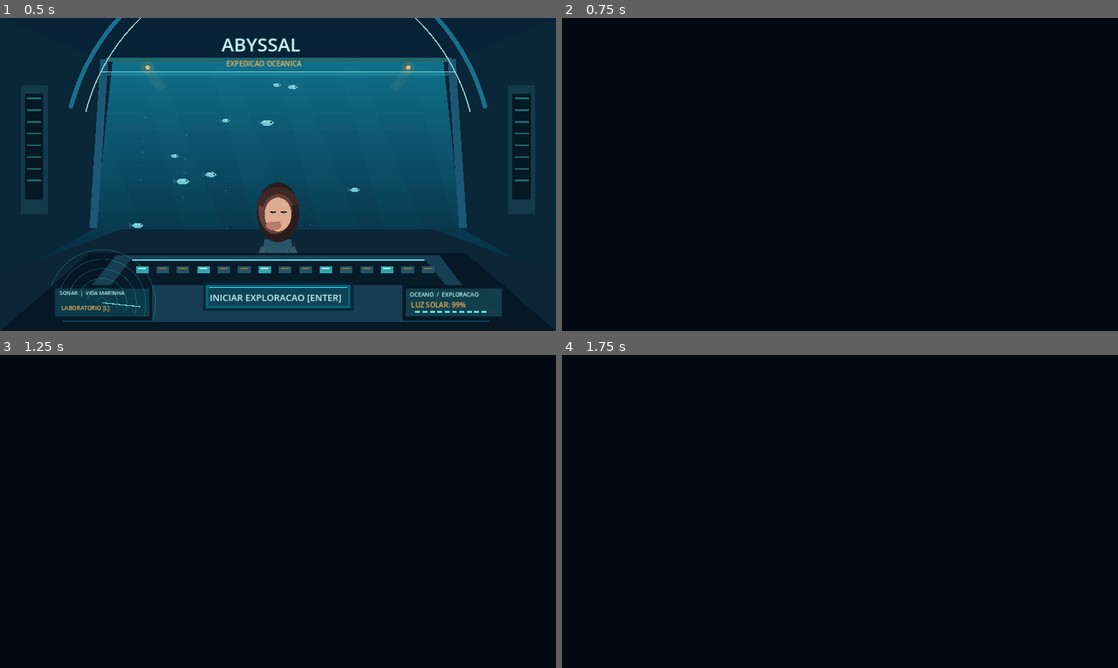
Above: before the commit, frames 1-4 (two rows, left to right).
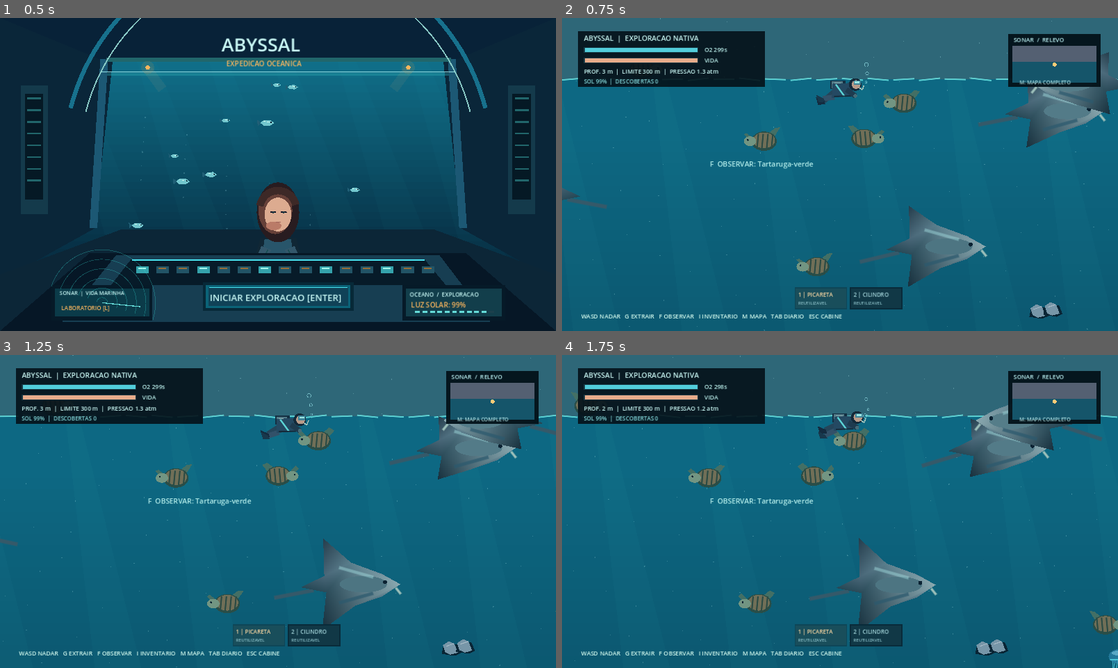
Above: after the commit, the same moments.

Repository: Esaneto/Abyssal
Game: Godot game, scene res://scenes/main.tscn
Two runs of this game, one before a commit and one after it. Both use one fixed random seed, a clock stepped at 60 frames per second and the inputs below.
Inputs (mouse positions are in pixels of both pictures, inside the frame that each line leads up to):
- Up to frame 1 (0.5 s): no input
- Up to frame 2 (0.75 s): tap Enter at 0.5 s; move the mouse to (962, 158) at 0.52 s; hold D (move_right) from 0.53 s (still down); tap L at 0.6 s; click (962, 158) at 0.67 s
- Up to frame 3 (1.25 s): keep holding D (move_right); tap Space at 0.77 s
- Up to frame 4 (1.75 s): release D (move_right) at 1.25 s; drag from (728, 527) to (812, 574) at 1.27 s

Frame 1 is identical in both runs. In frame 2, 95% of the frame differs, in the area x 0-100%, y 0-100%; in frame 3, 95%; in frame 4, 95%.
Error before the commit: Parse Error: Identifier "PIXELS_PER_METER" not declared in the current scope. (res://scripts/ocean_expedition.gd:288)

Commit message:
fix(godot): remove last obsolete meter conversion from environmental particles

Diff:
--- a/godot-client/scripts/ocean_expedition.gd
+++ b/godot-client/scripts/ocean_expedition.gd
@@ -285,7 +285,7 @@
 			var x := float(gx + ix) * 90.0 + 22.0 * sin(seed * 0.37)
 			var y := float(gy + iy) * 90.0 + 21.0 * cos(seed * 0.23)
 			var drift := fposmod(time_s * (2.0 + float((ix + iy) % 4)), 44.0)
-			var alpha := 0.07 + _water_light(maxf(0.0, y / PIXELS_PER_METER)) * 0.23
+			var alpha := 0.07 + _water_light(depth_at_y(y)) * 0.23
 			draw_circle(Vector2(x + 5.0 * sin(time_s * 0.31 + seed), y - drift),
 				0.9 + float(ix % 3) * 0.25, Color(0.72, 0.95, 0.95, alpha))
 
